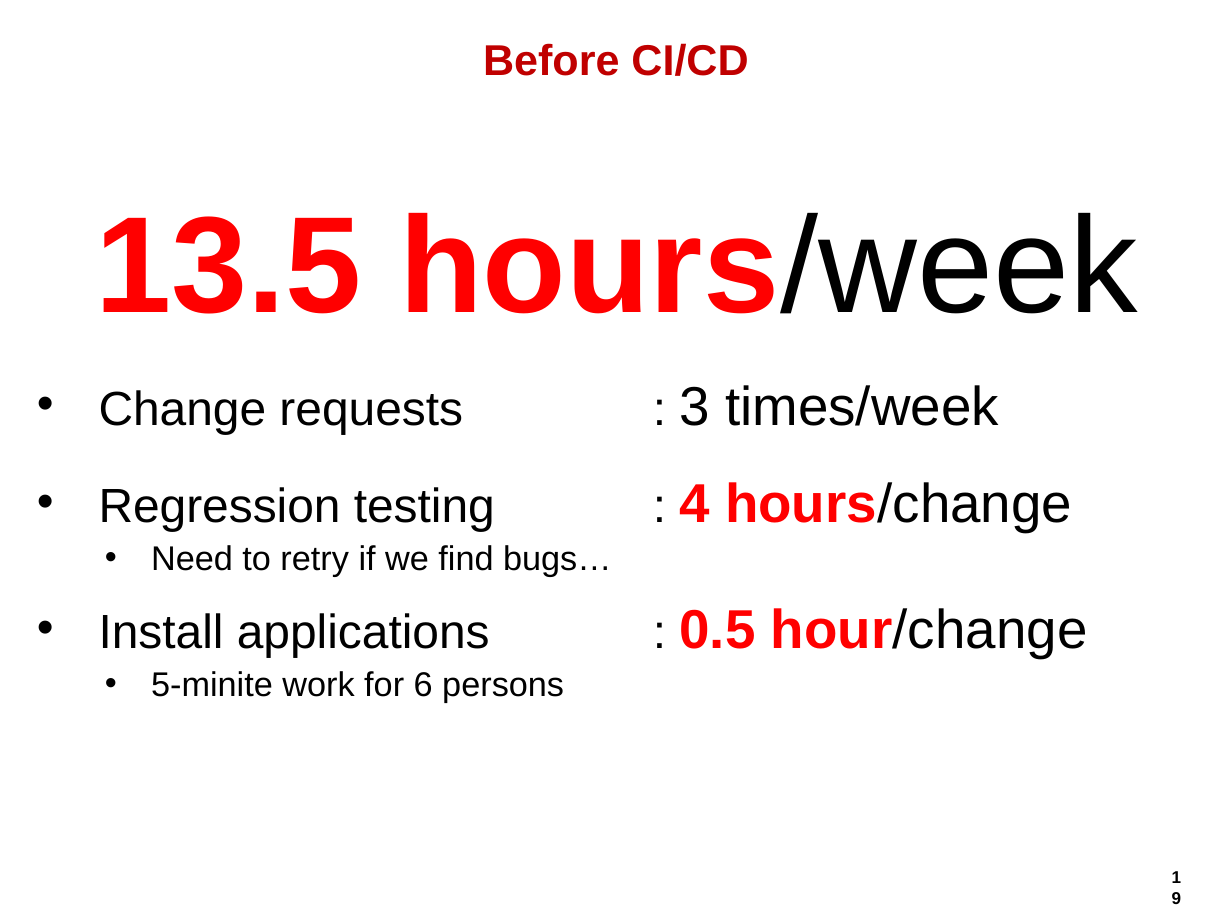
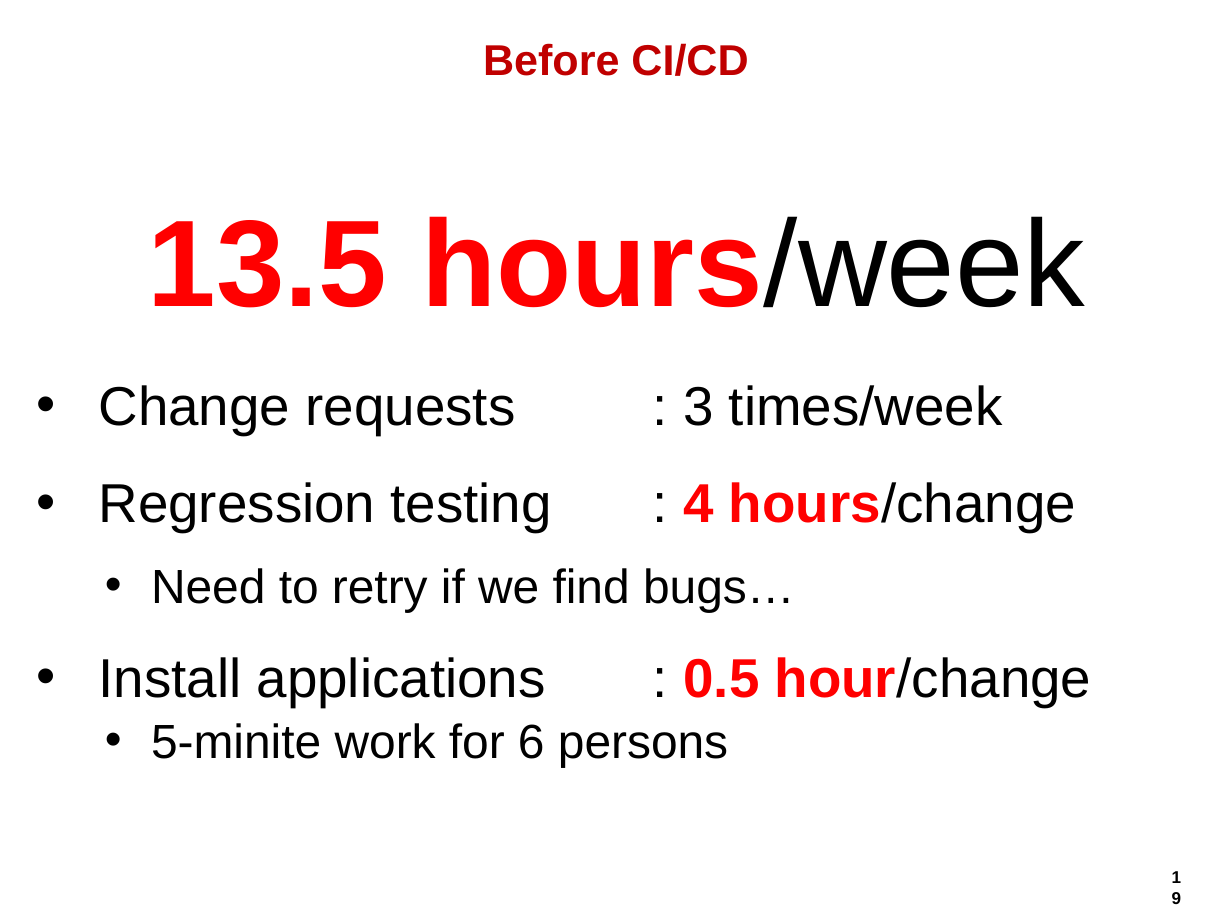
Before and after one commit to hageyahhoo/agile2014, a slide deck: slide 19 of presentations/TechnologyDrivenDevelopment.pptx. Drawn at 1232x924 pixels with LibreOffice and Linux fonts; fonts in the diff are those of the drawing; background and template pictures are left out. Boxes give left, top, right and bottom in pixels: in the first picture for what was removed or moved away, otherwise in the second. Text is boxed around its words. In the diff, an @@ line names an element or a change of style, - is before the commit and + after.

```diff
--- a/presentations/TechnologyDrivenDevelopment.pptx
+++ b/presentations/TechnologyDrivenDevelopment.pptx
@@ text "13.5 hours/week" at [148, 216, 1085, 308]: size 80 to 72 pt @@
@@ text "Change requests : 3 times/week" at [99, 385, 1003, 435]: size 28 to 32 pt in "Change requests :" @@
@@ text "Regression testing : 4 hours/change" at [99, 482, 1076, 532]: size 28 to 32 pt in "Regression testing :" @@
@@ text "Need to retry if we ...": place and size @@
-text "Need to retry if we ..." at [151, 545, 612, 576]
+text "Need to retry if we ..." at [151, 568, 795, 612]
@@ text "Need to retry if we ..." at [151, 568, 795, 612]: size 20 to 28 pt @@
@@ text "Install applications : 0.5 hour/change": place and size @@
-text "Install applications : 0.5 hour/change" at [99, 608, 1088, 658]
+text "Install applications : 0.5 hour/change" at [99, 657, 1092, 707]
@@ text "Install applications : 0.5 hour/change" at [99, 657, 1092, 707]: size 28 to 32 pt in "Install applications :" @@
@@ text "5-minite work for 6 persons" at [151, 723, 728, 767]: size 20 to 28 pt @@
@@ text "5-minite work for 6 persons": place and size @@
-text "5-minite work for 6 persons" at [151, 671, 564, 702]
+text "5-minite work for 6 persons" at [151, 723, 728, 767]
```
Also in this commit, not shown: 12 other slides changed, 1 slide added.
